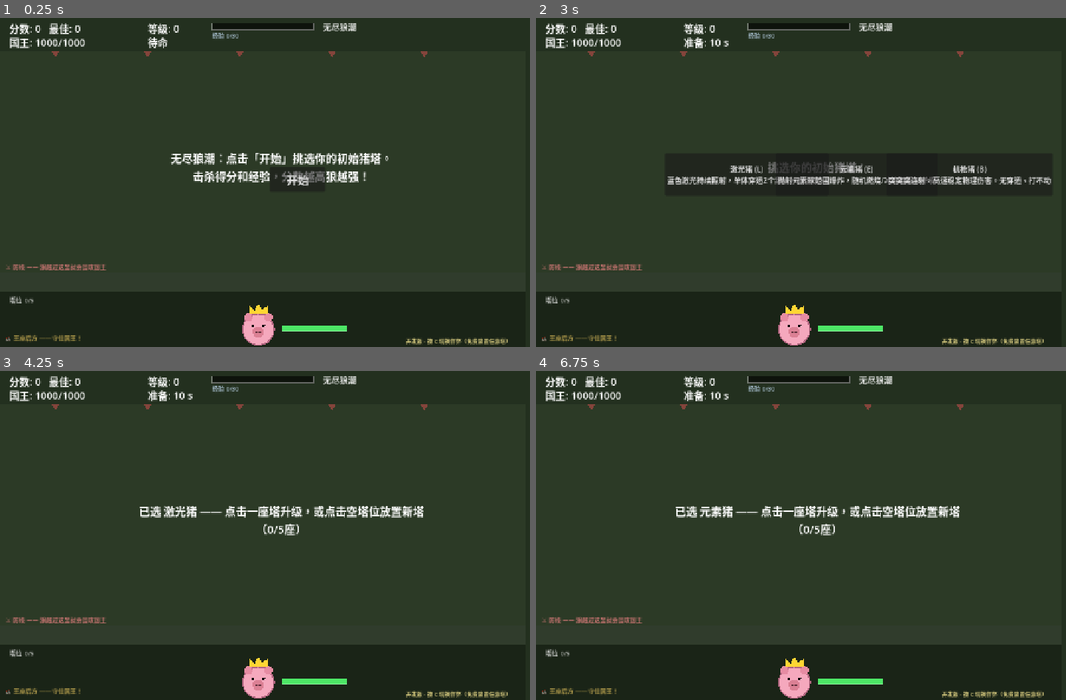
Above: before the commit, frames 1-4 (two rows, left to right).
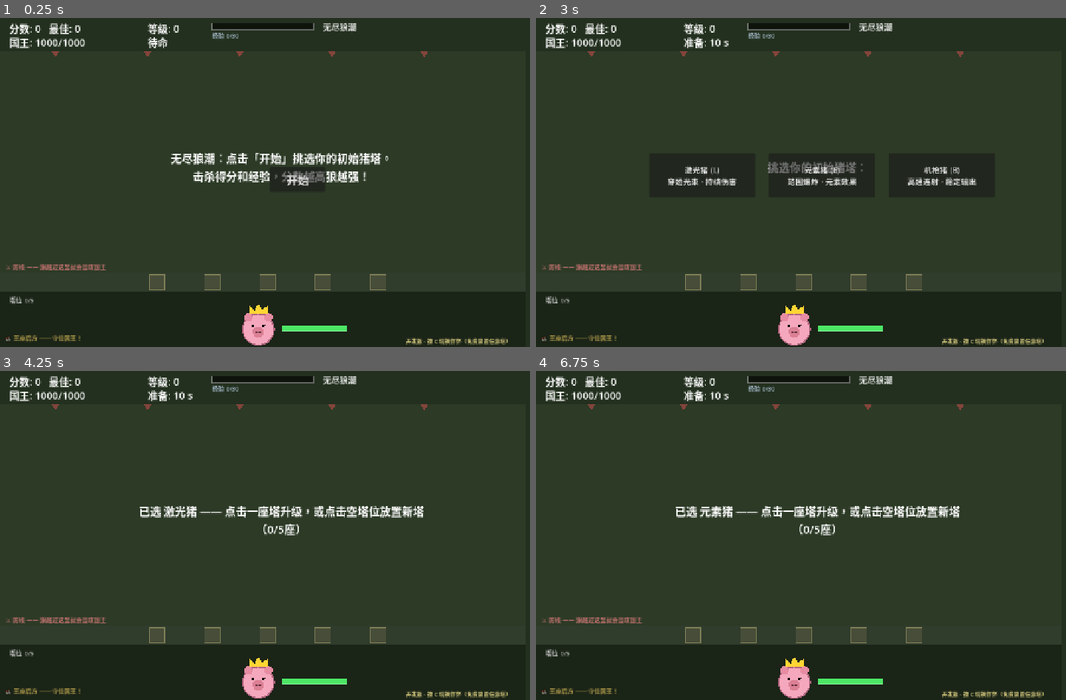
Above: after the commit, the same moments.

Repository: ABaiyc/maybe-td
Game: Godot game, scene res://scenes/main.tscn
The game is run twice, just before and just after one commit, with the same random seed, the same clock (stepped at 60 frames per second) and the same inputs.
Inputs (mouse positions are in pixels of both pictures, inside the frame that each line leads up to):
- Up to frame 1 (0.25 s): no input
- Up to frame 2 (3 s): click "开始" at 0.5 s; click (748, 175) at 1.25 s, where only the run before the commit has a clickable "激光猪 (L) 蓝色激光持续照射，单体穿透2个敌人。攻速慢、"; tap Enter at 2 s; move the mouse to (960, 166) at 2.02 s; tap R at 2.1 s; click (960, 166) at 2.17 s; click "开始" at 2.75 s
- Up to frame 3 (4.25 s): click (164, 528) at 3.5 s, where only the run after the commit has a clickable "激光猪 (L) 穿透光束 · 持续伤害"
- Up to frame 4 (6.75 s): tap Space at 4.25 s; drag from (710, 551) to (801, 601) at 4.27 s; tap Enter at 5 s; move the mouse to (891, 459) at 5.02 s; tap R at 5.1 s; click (891, 459) at 5.17 s; click "开始" at 5.75 s; click (859, 528) at 6.5 s, where only the run before the commit has a clickable "元素猪 (E) 抛射元素球范围爆炸，随机燃烧/冰冻效果。单发"

The runs differ from the first frame. In frame 1, 0.1% of the frame differs, in the area x 28-73%, y 77-83%; in frame 2, 2.3%, in the area x 24-98%, y 41-83%; in frame 3, 0.1%; in frame 4, 0.1%.

Commit message:
fix: 前期难度变缓 + 三选一弹窗防重叠 + 塔位改5个固定居中底座
- 出怪间隔开局1.4s、狼血开局0.65倍，随分数增长(一级塔可开荒)
- 弹窗按钮固定230x96+间距260+短文案，不再被长文本撑到重叠
- 仅5个固定塔位居中间隔排布(常显底座)，其余禁建，两侧留美术位
- 无头验证：同阵容1107→1920分/11级/4塔，零报错

Co-Authored-By: Claude Opus 4.8 <noreply@anthropic.com>

Diff:
--- a/data/levels.gd
+++ b/data/levels.gd
@@ -15,13 +15,13 @@
 }
 
 # ── 分数难度曲线 ──
-## 出怪间隔：随分数缩短
+## 出怪间隔：开局慢（1.4s 一只），随分数缩短
 static func spawn_interval(score: int) -> float:
-	return clampf(0.85 - float(score) / 2500.0, 0.16, 0.85)
+	return clampf(1.4 - float(score) / 1500.0, 0.18, 1.4)
 
-## 敌人血量倍率：随分数增厚
+## 敌人血量倍率：开局偏脆（0.65x，一座一级塔能应付），随分数增厚
 static func hp_mult(score: int) -> float:
-	return 1.0 + float(score) / 600.0
+	return 0.65 + float(score) / 650.0
 
 ## 敌人移速倍率：缓慢上升，封顶 1.6
 static func speed_mult(score: int) -> float:
--- a/scripts/main.gd
+++ b/scripts/main.gd
@@ -12,6 +12,10 @@
 # 下方一排 1 格塔位
 const ROW_TOP := 560.0
 const ROW_BOTTOM := 600.0
+# 仅 5 个固定塔位（居中，间隔排布；两侧空位留给后续美术）
+const SLOT_CELLS: Array = [
+	Vector2i(8, 14), Vector2i(11, 14), Vector2i(14, 14), Vector2i(17, 14), Vector2i(20, 14),
+]
 # 右侧留给作弊器的 UI 栏
 const BUILD_RIGHT := 1120.0
 
@@ -72,6 +76,11 @@
 var _msg_timeout := 0.0
 
 const ELEMS := ["L", "E", "B"]
+const ELEM_BRIEF := {
+	"L": "穿透光束 · 持续伤害",
+	"E": "范围爆炸 · 元素效果",
+	"B": "高速连射 · 稳定输出",
+}
 const STAT_OPTS := [
 	["攻击 +10%", "dmg"],
 	["攻速 +8%", "spd"],
@@ -110,20 +119,12 @@
 	add_child(king)
 
 func _compute_blocked() -> void:
+	# 只有 SLOT_CELLS 里的 5 个固定塔位可建，其余全部禁建
 	blocked.clear()
-	var kpos: Vector2 = cfg["king_pos"]
 	for cx in COLS:
 		for cy in ROWS:
 			var c := Vector2i(cx, cy)
-			var center := _cell_center(c)
-			var bad := false
-			if center.y < ROW_TOP or center.y > ROW_BOTTOM:
-				bad = true
-			elif center.x > BUILD_RIGHT:
-				bad = true
-			elif center.distance_to(kpos) < KING_CLEAR:
-				bad = true
-			if bad:
+			if not SLOT_CELLS.has(c):
 				blocked[c] = true
 
 func _build_hud() -> void:
@@ -146,15 +147,17 @@
 	start_button.pressed.connect(_on_start)
 	layer.add_child(start_button)
 
-	# 升级三选一面板
+	# 升级三选一面板（固定尺寸+间距，避免长文本把按钮撑到重叠）
 	choice_panel = Control.new()
 	choice_panel.visible = false
 	layer.add_child(choice_panel)
 	for i in 3:
 		var b := Button.new()
-		b.custom_minimum_size = Vector2(220, 92)
-		b.position = Vector2(280 + i * 240, 300)
-		b.add_theme_font_size_override("font_size", 16)
+		b.custom_minimum_size = Vector2(230, 96)
+		b.size = Vector2(230, 96)
+		b.position = Vector2(245 + i * 260, 300)
+		b.clip_text = true
+		b.add_theme_font_size_override("font_size", 17)
 		b.pressed.connect(_on_choice.bind(i))
 		choice_panel.add_child(b)
 		choice_buttons.append(b)
@@ -275,8 +278,7 @@
 			b.text = "%s" % STAT_OPTS[i][0]
 		else:
 			var elem: String = ELEMS[i]
-			var d := TowerDefs.get_def(elem)
-			b.text = "%s (%s)\n%s" % [d["n"], elem, str(d["desc"]).substr(0, 22)]
+			b.text = "%s (%s)\n%s" % [TowerDefs.name_of(elem), elem, ELEM_BRIEF[elem]]
 	_set_message("升级！选择一个方向：" if actions_done > 0 else "挑选你的初始猪塔：", 0.0)
 	choice_panel.show()
 
@@ -483,6 +485,11 @@
 	draw_line(Vector2(0, ROW_TOP), Vector2(BUILD_RIGHT + 20.0, ROW_TOP), Color(0.85, 0.25, 0.25, 0.9), 3.0)
 	draw_string(_font, Vector2(12, ROW_TOP - 8), "⚔ 防线 —— 狼越过这里就会围攻国王", HORIZONTAL_ALIGNMENT_LEFT, -1, 13, Color(0.9, 0.5, 0.5, 0.8))
 	draw_rect(Rect2(0, ROW_TOP, BUILD_RIGHT + 20.0, ROW_BOTTOM - ROW_TOP), bg_color.lightened(0.06))
+	# 5 个固定塔位底座（常显）
+	for sc in SLOT_CELLS:
+		var sr := Rect2(Vector2(sc.x * CELL, sc.y * CELL) + Vector2(3, 3), Vector2(CELL - 6, CELL - 6))
+		draw_rect(sr, Color(0.55, 0.5, 0.35, 0.25))
+		draw_rect(sr, Color(0.8, 0.75, 0.5, 0.5), false, 2.0)
 	draw_rect(Rect2(0, ROW_BOTTOM, BUILD_RIGHT + 20.0, 720.0 - ROW_BOTTOM), bg_color.darkened(0.25))
 	draw_string(_font, Vector2(12, 706), "🏰 王座后方 —— 守住国王！", HORIZONTAL_ALIGNMENT_LEFT, -1, 13, Color(1, 0.85, 0.4, 0.6))
 	draw_string(_font, Vector2(700, 34), Levels.CONFIG.get("name", ""), HORIZONTAL_ALIGNMENT_LEFT, -1, 18, Color(1, 1, 1, 0.85))
@@ -625,7 +632,7 @@
 					print("FAIL t3 not capped ", t3); fails += 1
 	print("[AUTOPLAY] upgrade-table fails=", fails)
 	# 起始塔 + 直接开战
-	_spawn_tower("B", Vector2i(10, 14))
+	_spawn_tower("B", Vector2i(14, 14))
 	actions_done = 1
 	started = true
 	prep_timer = 1.0
Not shown, changed: 修改日志.md
